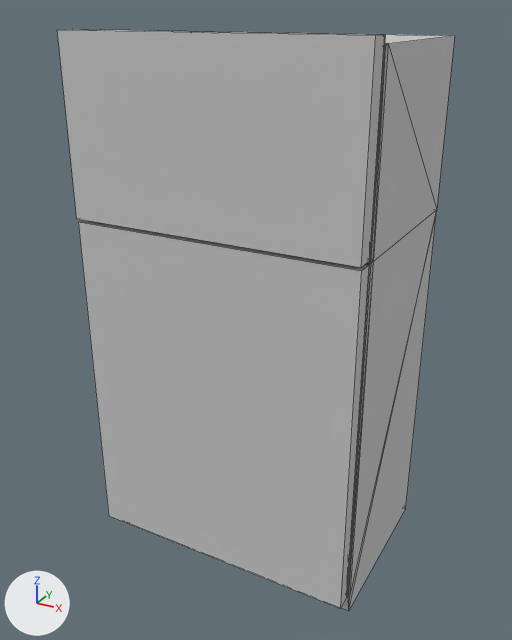
Two versions of the FBX model cookies/Assets/Models/Props/fridge.FBX, one commit apart.
Camera for both pictures: a camera (50 mm lens) standing at (0.654, -1.228, 1.126) and looking at (-0.004, -0.031, 0.527). The axes (+X, +Y, +Z) are drawn at lower left. The lights are the same throughout. Mesh edges are drawn as thin lines. Where no turn or scale is listed for an object, it has been applied to the vertices.

Names of what the first picture shows: 'freezer_door', 'fridge_body', 'fridge_door'.
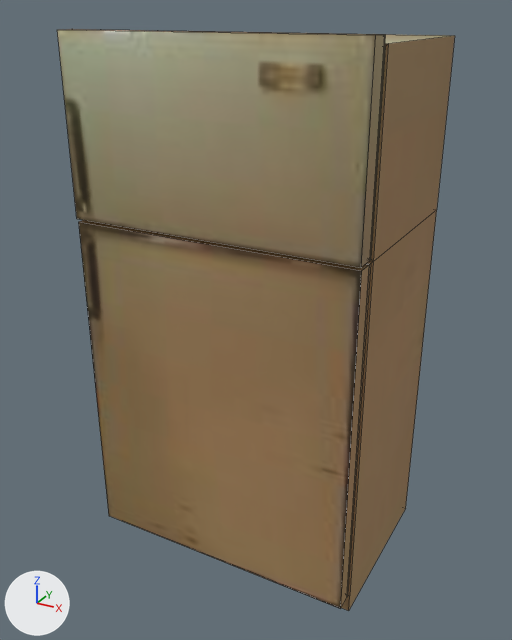
What the commit changed:
Picture 'Texture_Fridge.jpg' (img_texture_fridge_jpg) is new.
Material 'Material #25' (mat_material__25) is new.
Its texture is img_texture_fridge_jpg.
Its roughness is 0.859.
me_mesh_002 has 12 vertices, 10 faces and spans x -0.583..0.0, y -0.04..0.0, z -0.144..0.194.
me_mesh_002 no longer uses material mat_material__27 (light grey #cacaca).
me_mesh_002 now uses material mat_material__25 (picture img_texture_fridge_jpg).
me_mesh is used by ob_fridge_body; location (0.0, 0.0, 0.0).
me_mesh had 48 vertices, 92 faces and spanned x -0.295..0.295, y -0.189..0.189, z 0.0..1.092.
me_mesh no longer uses material mat_material__27 (light grey #cacaca).
me_mesh now has 48 vertices, 43 faces and spans x -0.295..0.295, y -0.189..0.189, z 0.0..1.092.
Part 1, on me_mesh:
92 faces are deleted.
43 new faces join them.
me_mesh now uses material mat_material__25 (picture img_texture_fridge_jpg).
me_mesh_001 has 12 vertices, 10 faces and spans x -0.586..-0.003, y -0.036..0.0, z -0.499..0.207.
me_mesh_001 is used by ob_fridge_door; location (0.295, -0.187, 0.54).
me_mesh_001 no longer uses material mat_material__27 (light grey #cacaca).
me_mesh_001 part 2: texture (UV) coordinates of 6 of 10 faces, centred in x -0.581..-0.008, y -0.036..0.0, z -0.494..0.202, changed; they spanned u -0.17..0.75, v 0.24..1.63 and now span u 0.06..0.95, v 0.23..0.73.
me_mesh_001 now uses material mat_material__25 (picture img_texture_fridge_jpg).

Boxes (x1, y1, x2, y2) around the edits, measured in the pictures (512 x 640 px):
'fridge_door', recoloured, surface changed (grey to brown)
    both: (79, 220, 370, 609)
'freezer_door', recoloured (grey to yellow)
    both: (57, 29, 385, 267)
part 1 of me_mesh, cut back
    both: (203, 31, 455, 611)
part 2 of me_mesh_001, surface changed (grey to brown)
    both: (79, 222, 362, 609)
